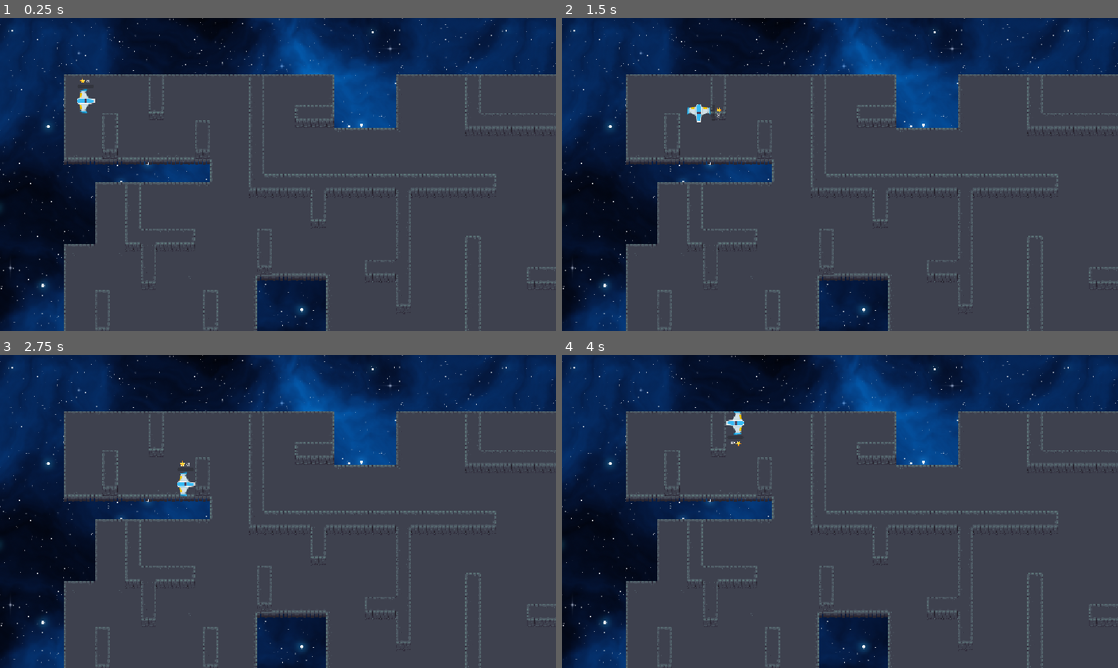
Above: before the commit, frames 1-4 (two rows, left to right).
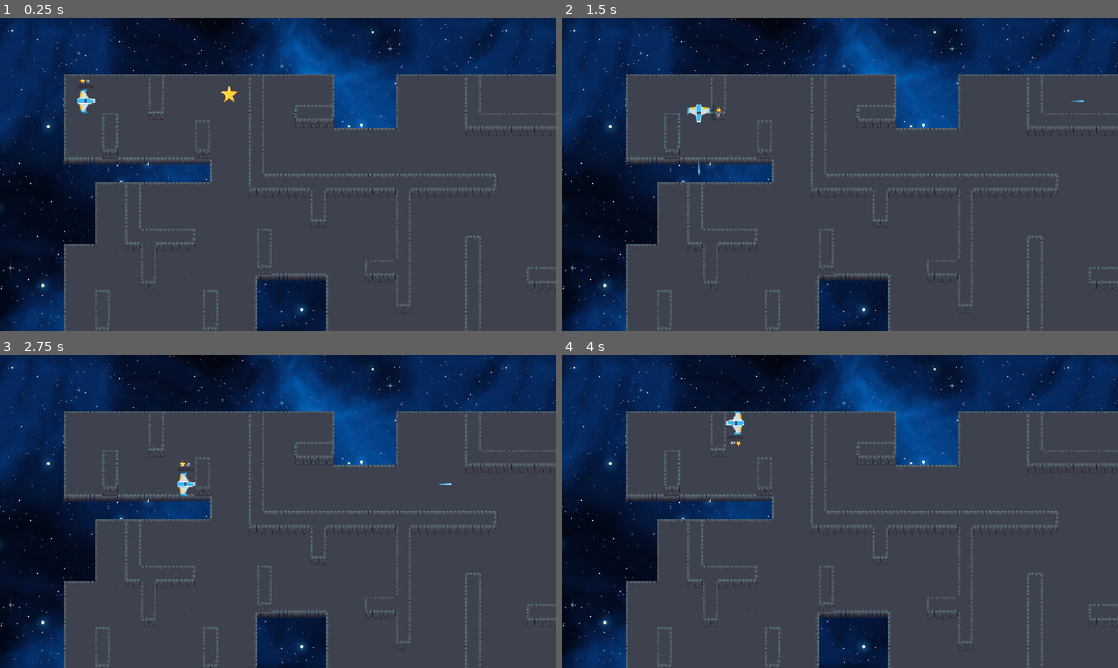
Above: after the commit, the same moments.

Repository: Linzzzx1119/Star-
Game: Godot game, scene res://main.tscn
Same seed, same stepped clock (60 frames per second), same inputs: the game is played once before the commit and once after it. This scene is started directly instead of the project's main scene.
Inputs:
- Up to frame 1 (0.25 s): no input
- Up to frame 2 (1.5 s): tap Enter at 0.5 s; hold Right (move_right) 0.53-1.28 s; tap Space (shoot) at 0.6, 1.35 s; hold S (move_down) from 1.28 s (still down)
- Up to frame 3 (2.75 s): tap Space (shoot) at 2, 2.1 s; release S (move_down) at 2.03 s; hold Right (move_right) from 2.03 s (still down)
- Up to frame 4 (4 s): tap Enter at 2.75 s; release Right (move_right) at 2.78 s; hold W (move_up) 2.78-3.53 s; tap Space (shoot) at 2.85, 3.6 s; hold Left (move_left) from 3.53 s (still down)

The runs differ from the first frame. In frame 1, less than 0.1% of the frame differs, in the area x 39-43%, y 21-27%; in frame 2, less than 0.1%; in frame 3, less than 0.1%; in frame 4, less than 0.1%.

Commit message:
Lindsay

Diff:
--- a/main.tscn
+++ b/main.tscn
@@ -3,6 +3,7 @@
 [ext_resource type="Texture2D" uid="uid://b2eyxtt76fi81" path="res://Blue Nebula 8 - 1024x1024.png" id="1_0xm2m"]
 [ext_resource type="PackedScene" uid="uid://o61vq83enu3a" path="res://maze.tscn" id="2_1bvp3"]
 [ext_resource type="PackedScene" uid="uid://cvwj820xo36h1" path="res://player.tscn" id="2_h2yge"]
+[ext_resource type="PackedScene" uid="uid://bd6dpuotpgqfc" path="res://score_star.tscn" id="4_1bvp3"]
 
 [node name="Main" type="Node2D" unique_id=285239404]
 
@@ -27,3 +28,6 @@
 limit_top = -100
 limit_right = 1900
 limit_bottom = 1700
+
+[node name="ScoreStar" parent="." unique_id=205577236 instance=ExtResource("4_1bvp3")]
+position = Vector2(375, 59)
--- a/player.gd
+++ b/player.gd
@@ -36,6 +36,13 @@
 	if velocity.length() > 0.0:
 		rotation = velocity.angle()
 
+	if Input.is_action_just_pressed("shoot"):
+		var bullet = bullet_scene.instantiate()
+		bullet.position = position
+		bullet.rotation = rotation
+		bullet.velocity = Vector2.from_angle(rotation) * bullet.speed
+		get_tree().current_scene.add_child(bullet)
+
 
 
 func set_health(new_health: int) -> void:
@@ -45,11 +52,3 @@
 
 func _on_area_entered(area_that_entered: Area2D) -> void:
 	set_health(health + 10)
-
-
-	if Input.is_action_just_pressed("shoot"):
-		var bullet = bullet_scene.instantiate()
-		bullet.position = position
-		bullet.rotation = rotation
-		bullet.velocity = Vector2.from_angle(rotation) * bullet.speed
-		get_tree().current_scene.add_child(bullet)
